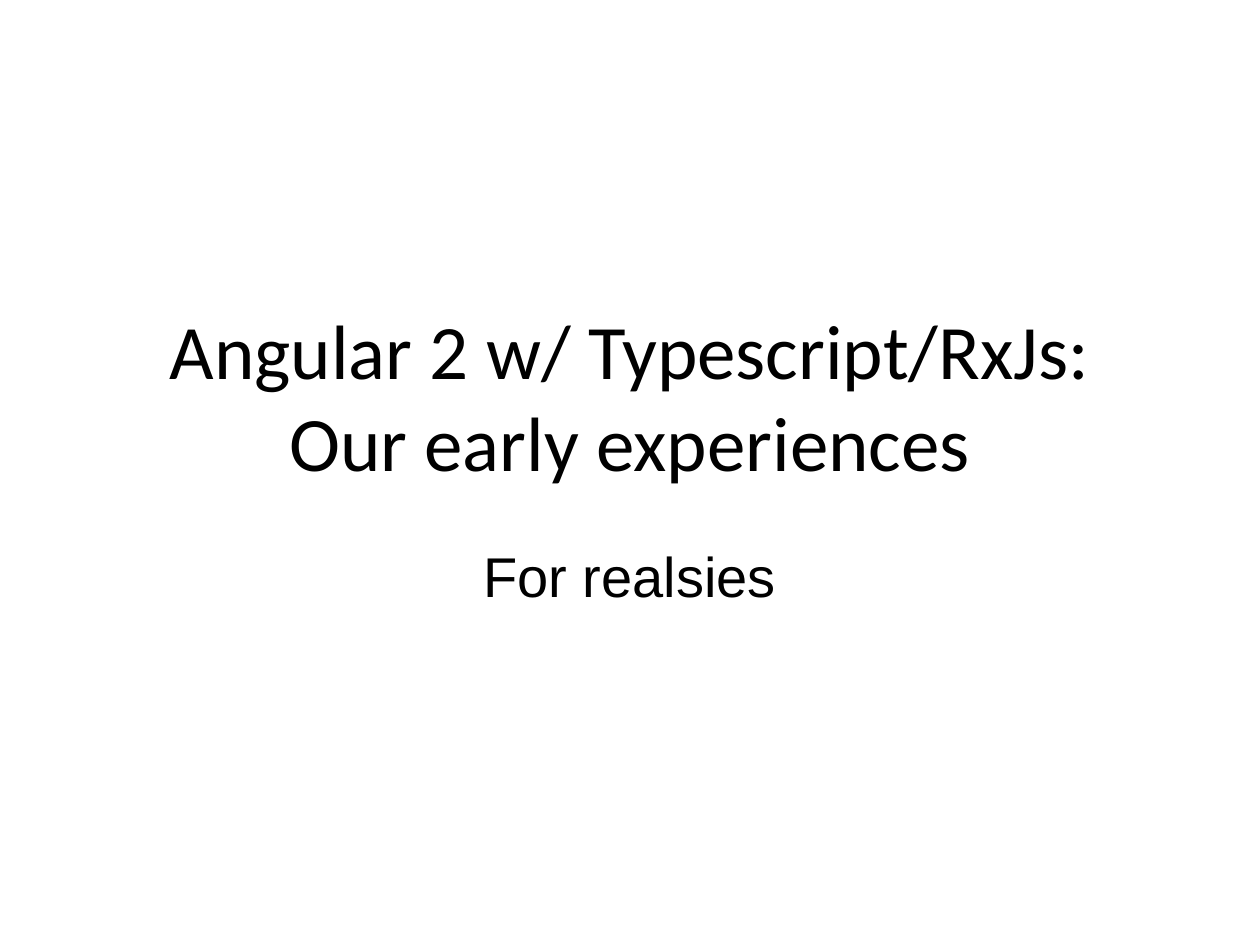
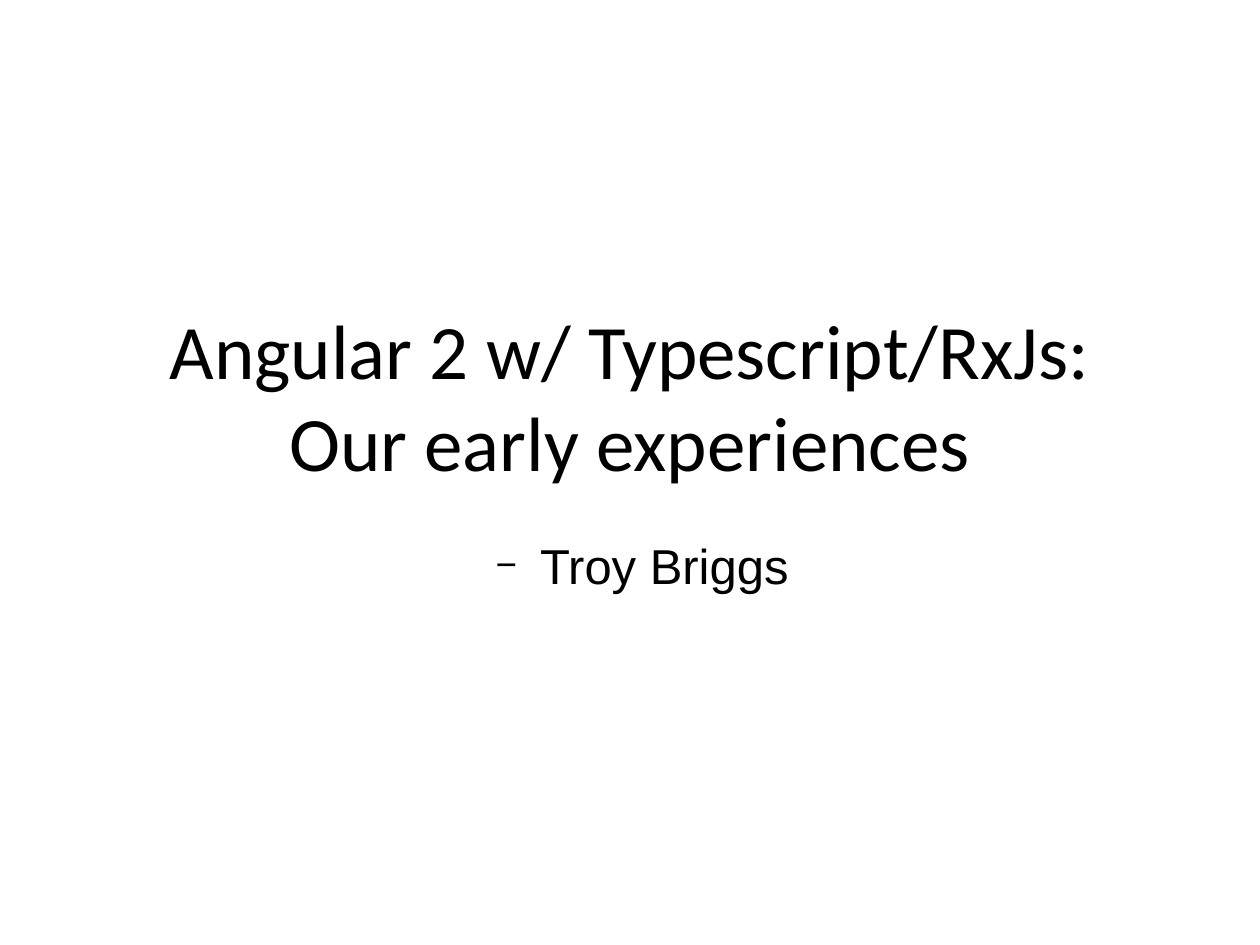
Before and after one commit to trognus/devcon2016, a slide deck: slide 1 of devconNg2.odp. Drawn at 1260x945 pixels with LibreOffice and Linux fonts; fonts in the diff are those of the drawing. Boxes give left, top, right and bottom in pixels: in the first picture for what was removed or moved away, otherwise in the second. Text is boxed around its words. In the diff, an @@ line names an element or a change of style, - is before the commit and + after.

```diff
--- a/devconNg2.odp
+++ b/devconNg2.odp
@@ text at bbox=[540, 548, 789, 594]: text changed; size 32 to 28 pt @@
-For realsies
+  − Troy Briggs
```
Also in this commit, not shown: 3 other slides changed, 6 slides added, 1 slide removed, 1 other file.
